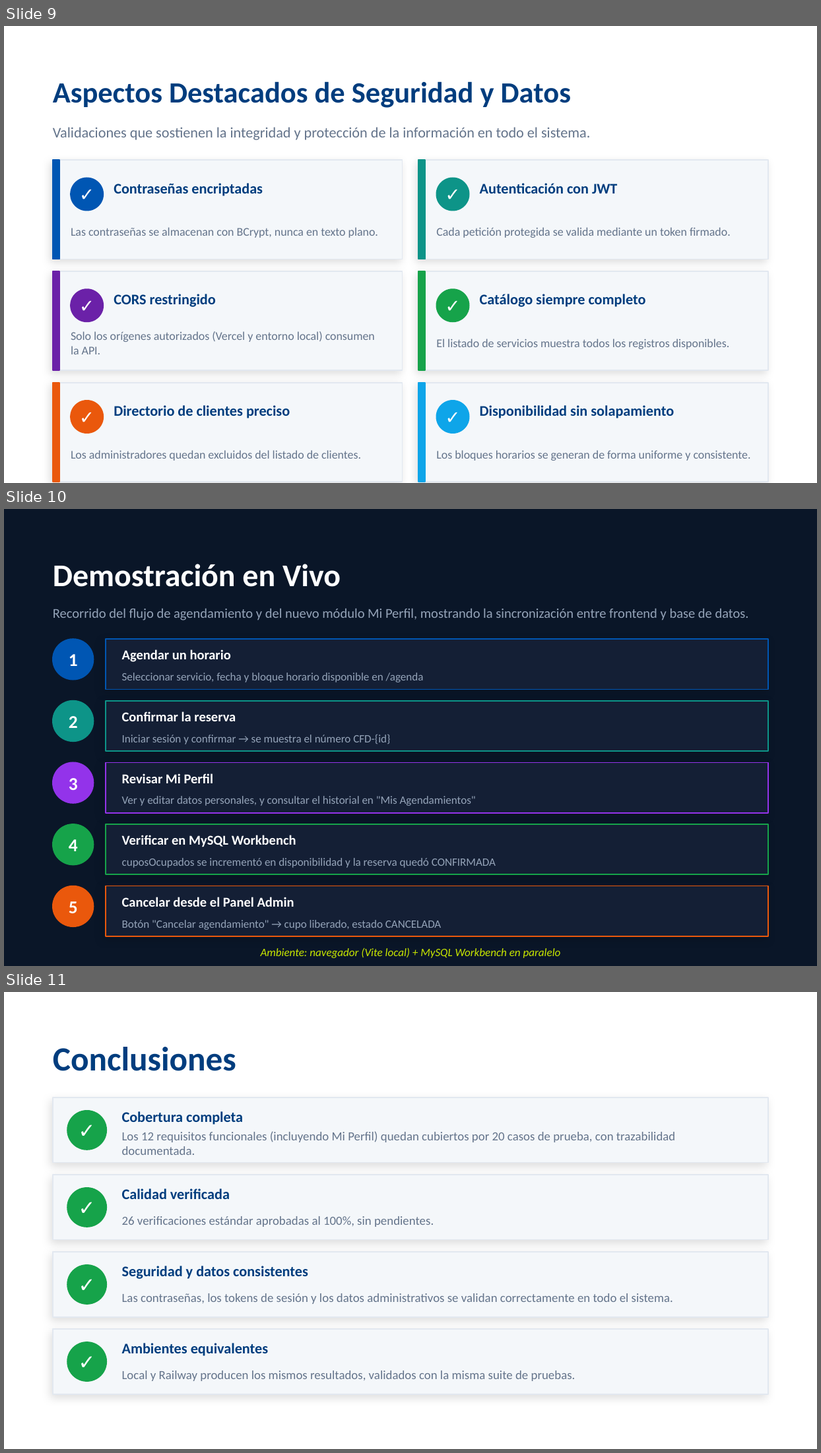
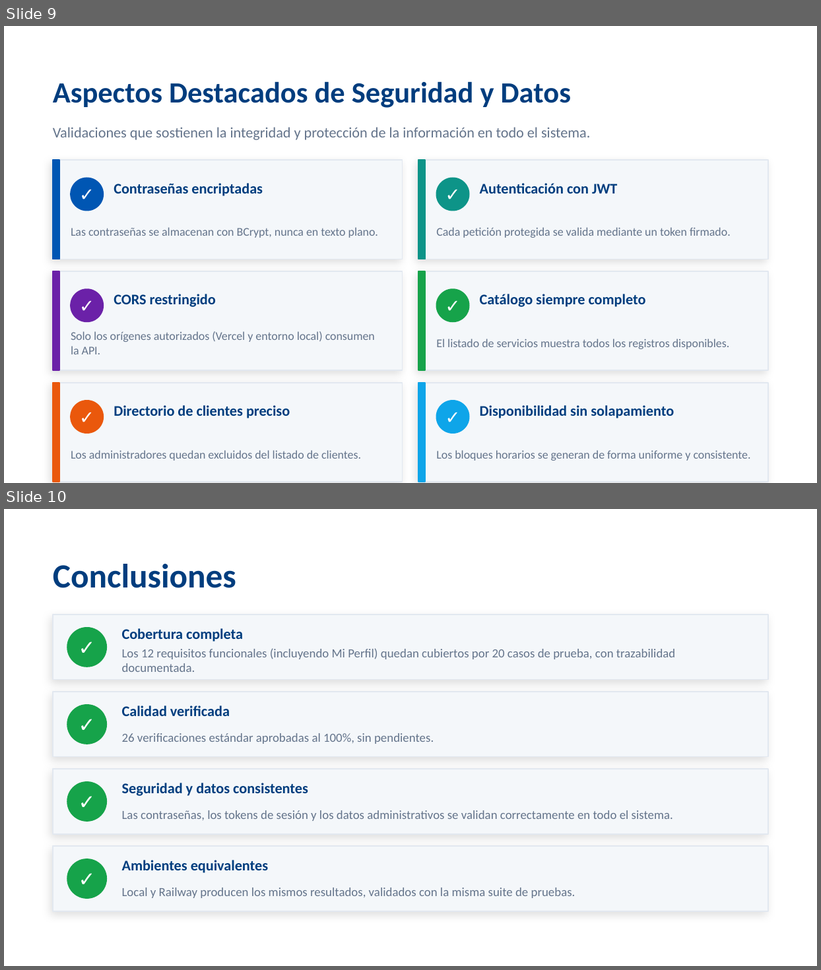
Before and after one commit to cristianoZarate/CFD-Servicios-de-limpieza, a slide deck: Documentación/EP3_Plan_de_Pruebas.pptx. Shown one above the other, each under a label of ours: slides 9, 10 and 11 before the commit, slides 9 and 10 after it. The pictures are 821x1453 and 821x970 pixels, drawn with LibreOffice and Linux fonts; fonts in the diff are those of the drawing. Boxes give left, top, right and bottom in pixels: in the first picture for what was removed or moved away, otherwise in the second. Text is boxed around its words. In the diff, an @@ line names an element or a change of style, - is before the commit and + after.

```diff
--- a/Documentación/EP3_Plan_de_Pruebas.pptx
+++ b/Documentación/EP3_Plan_de_Pruebas.pptx
@@ slide 10 removed at (x1=4, y1=509, x2=817, y2=966), background #0A1628 @@
@@ text removed at (x1=53, y1=564, x2=341, y2=587) @@
-Demostración en Vivo
@@ text removed at (x1=53, y1=609, x2=749, y2=621) @@
-Recorrido del flujo de agendamiento y del nuevo módulo Mi Perfil, mostrando la sincronización entre frontend y base de datos.
@@ ellipse removed at (x1=53, y1=639, x2=94, y2=680) @@
@@ rectangle removed at (x1=106, y1=639, x2=768, y2=690) @@
@@ text removed at (x1=69, y1=654, x2=78, y2=666) @@
-1
@@ text removed at (x1=122, y1=650, x2=231, y2=662) @@
-Agendar un horario
@@ text removed at (x1=122, y1=673, x2=424, y2=683) @@
-Seleccionar servicio, fecha y bloque horario disponible en /agenda
@@ ellipse removed at (x1=53, y1=701, x2=94, y2=741) @@
@@ rectangle removed at (x1=106, y1=701, x2=768, y2=751) @@
@@ text removed at (x1=69, y1=716, x2=78, y2=728) @@
-2
@@ text removed at (x1=122, y1=712, x2=236, y2=722) @@
-Confirmar la reserva
@@ text removed at (x1=122, y1=734, x2=390, y2=745) @@
-Iniciar sesión y confirmar → se muestra el número CFD-{id}
@@ ellipse removed at (x1=53, y1=762, x2=94, y2=803) @@
@@ rectangle removed at (x1=106, y1=762, x2=768, y2=813) @@
@@ text removed at (x1=69, y1=778, x2=78, y2=790) @@
-3
@@ text removed at (x1=122, y1=774, x2=214, y2=784) @@
-Revisar Mi Perfil
@@ text removed at (x1=122, y1=796, x2=476, y2=806) @@
-Ver y editar datos personales, y consultar el historial en "Mis Agendamientos"
@@ ellipse removed at (x1=53, y1=824, x2=94, y2=865) @@
@@ rectangle removed at (x1=106, y1=824, x2=768, y2=875) @@
@@ text removed at (x1=69, y1=840, x2=78, y2=852) @@
-4
@@ text removed at (x1=122, y1=835, x2=296, y2=848) @@
-Verificar en MySQL Workbench
@@ text removed at (x1=122, y1=858, x2=496, y2=868) @@
-cuposOcupados se incrementó en disponibilidad y la reserva quedó CONFIRMADA
@@ ellipse removed at (x1=53, y1=887, x2=94, y2=927) @@
@@ text removed at (x1=69, y1=902, x2=78, y2=914) @@
-5
@@ rectangle removed at (x1=106, y1=887, x2=768, y2=937) @@
@@ text removed at (x1=122, y1=897, x2=294, y2=907) @@
-Cancelar desde el Panel Admin
@@ text removed at (x1=122, y1=920, x2=442, y2=930) @@
-Botón "Cancelar agendamiento" → cupo liberado, estado CANCELADA
@@ text removed at (x1=261, y1=948, x2=561, y2=958) @@
-Ambiente: navegador (Vite local) + MySQL Workbench en paralelo
@@ what was slide 11 is now slide 10 @@
```
Also in this commit, not shown: 3 slides changed.
